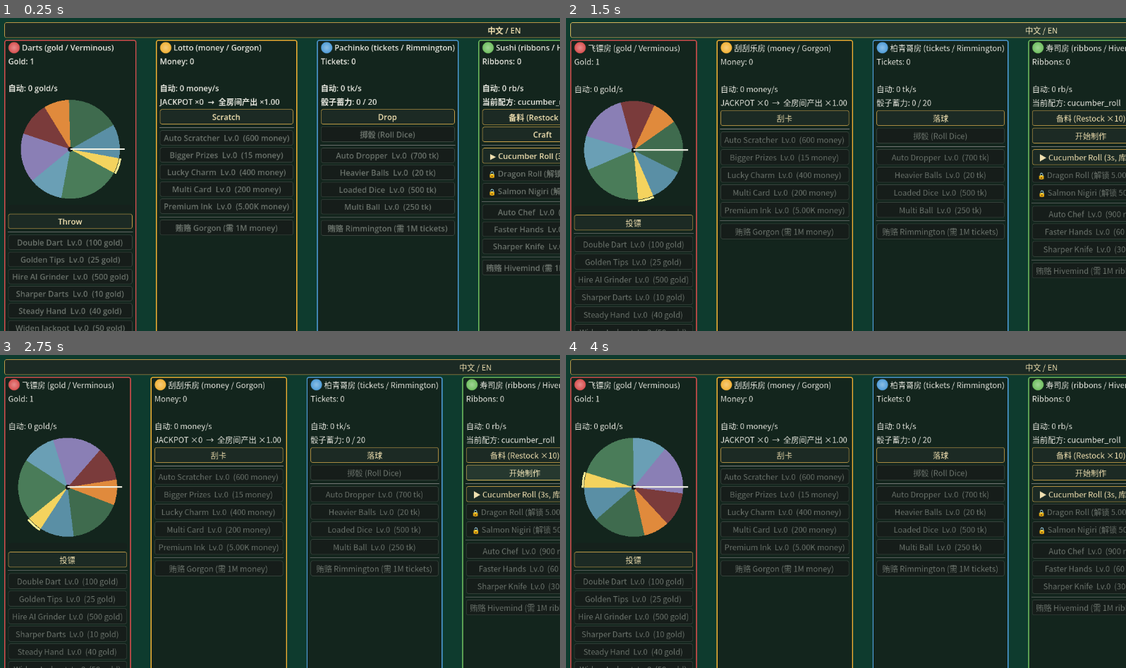
Above: before the commit, frames 1-4 (two rows, left to right).
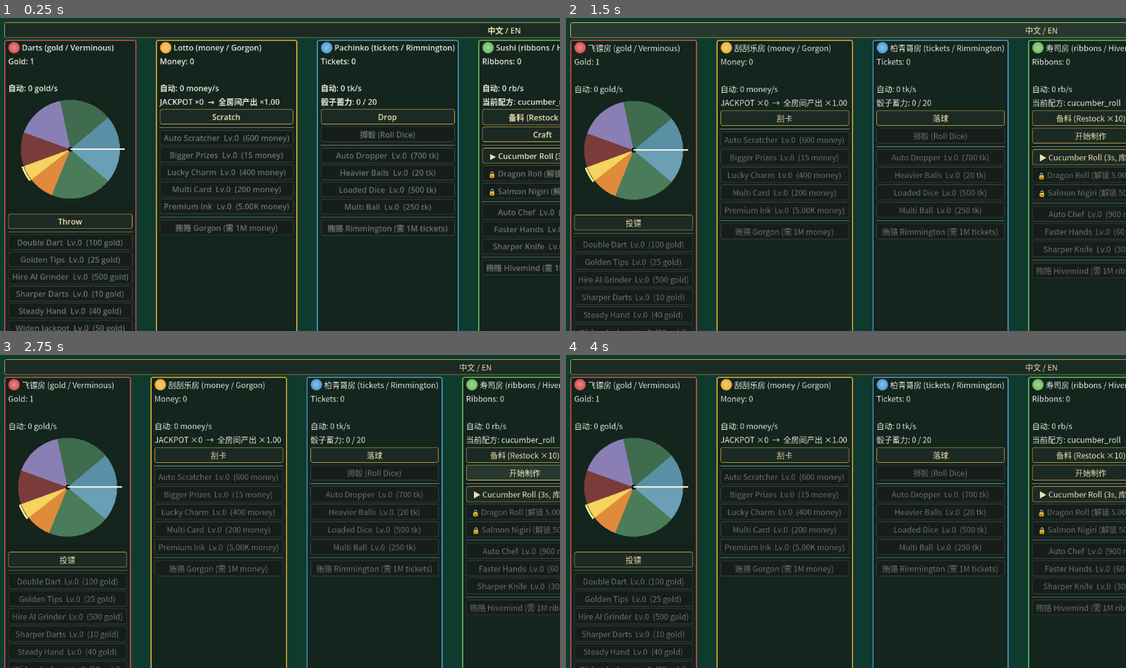
Above: after the commit, the same moments.

Repository: bearluo/godot-core-kit
Game: Godot game, scene res://examples/fortune-mill/scenes/world.tscn
The game is run twice, just before and just after one commit, with the same random seed, the same clock (stepped at 60 frames per second) and the same inputs.
Inputs (mouse positions are in pixels of both pictures, inside the frame that each line leads up to):
- Up to frame 1 (0.25 s): no input
- Up to frame 2 (1.5 s): tap Enter (ui_accept) at 0.5, 0.77 s; move the mouse to (969, 155) at 0.52 s; hold Up 0.53-1.25 s; tap Space at 0.6 s; click (969, 155) at 0.67 s; click "中文 / EN" at 1.25 s
- Up to frame 3 (2.75 s): click "开始制作" at 2 s
- Up to frame 4 (4 s): click "开始制作" at 2.75 s; drag from (734, 524) to (974, 511) at 3.52 s

The runs differ from the first frame. In frame 1, 2.6% of the frame differs, in the area x 3-22%, y 26-58%; in frame 2, 3.3%; in frame 3, 3.8%; in frame 4, 3.9%, in the area x 2-21%, y 26-59%.

Commit message:
feat(fortune-mill): 飞镖房换墙——SEGMENTS 重排竖栈+landing 整圈+aim_for+冻结旋转(T1/换皮不换核)
Co-Authored-By: Claude Opus 4.8 (1M context) <noreply@anthropic.com>

Diff:
--- a/examples/fortune-mill/systems/darts_room.gd
+++ b/examples/fortune-mill/systems/darts_room.gd
@@ -39,11 +39,10 @@
 	return float(def.base_cost) * pow(float(def.growth), level_of(id))
 
 
-## 推进转盘相位(由 autoload ticker 每拍调,与 produce 同拍)。
-func update(dt: float) -> void:
-	if dt <= 0.0:
-		return
-	wheel_angle = fposmod(wheel_angle + WHEEL_SPEED * dt, 360.0)
+## 墙面静态,无旋转:update 为 no-op(保留供 autoload ticker 调用,wheel_angle 恒 0)。
+## 命中档只由发射角(aim)决定,throw 里 wheel_angle 项恒为 0 → 落点确定。
+func update(_dt: float) -> void:
+	pass
 
 
 ## 手动投:方向 aim(0..1) + 力度 power(0..1)。扇形多镖各以不同角偏移扎盘,各自结算。
--- a/examples/fortune-mill/systems/wheel_layout.gd
+++ b/examples/fortune-mill/systems/wheel_layout.gd
@@ -3,14 +3,15 @@
 ## 命运转盘的几何 + 结算数学。全静态、无状态、纯 float 运算 → headless 可测。
 ## model(DartsRoom)与 view 都调此;view 只用来渲染,权威结算在 DartsRoom.throw 里经此计算。
 
-## 扇区(顺时针,从 0° 起铺满 360°)。宽度=难度:越窄倍率越高;含一块 vermin 没收段。
+## 竖直墙面奖区(top→bottom)。宽度=难度:越窄倍率越高;含一块 vermin 没收段。
+## 语义为「墙」而非转盘:aim(发射角)线性映射到本序列,不旋转。span 和 ≡ 360。
 const SEGMENTS := [
+	{"name": &"x20a",    "span": 40.0, "mult": 20.0,  "vermin": false},
+	{"name": &"x2a",     "span": 72.0, "mult": 2.0,   "vermin": false},
+	{"name": &"x100",    "span": 30.0, "mult": 100.0, "vermin": false},
 	{"name": &"jackpot", "span": 18.0, "mult": 500.0, "vermin": false},
-	{"name": &"x2a",     "span": 72.0, "mult": 2.0,   "vermin": false},
-	{"name": &"x20a",    "span": 40.0, "mult": 20.0,  "vermin": false},
+	{"name": &"vermin",  "span": 40.0, "mult": 0.0,   "vermin": true},
 	{"name": &"x5",      "span": 58.0, "mult": 5.0,   "vermin": false},
-	{"name": &"vermin",  "span": 40.0, "mult": 0.0,   "vermin": true},
-	{"name": &"x100",    "span": 30.0, "mult": 100.0, "vermin": false},
 	{"name": &"x2b",     "span": 62.0, "mult": 2.0,   "vermin": false},
 	{"name": &"x20b",    "span": 40.0, "mult": 20.0,  "vermin": false},
 ]
@@ -74,11 +75,17 @@
 	return lerpf(2.0, 1.0, clampf(r, 0.0, 1.0))
 
 
-## (aim,power) → 盘面落点 {r(离盘心 0..1), a_off(盘面角偏移 °)}。纯确定性,无 RNG。
+## (aim,power) → 墙面落点 {r(离档心 0..1), a_off(发射角映射的墙面角 °)}。纯确定性,无 RNG。
+## a_off 铺满整圈:aim 0..1 线性映射 0..360,配合冻结旋转 → 发射角唯一决定命中档。
 static func landing(aim: float, power: float) -> Dictionary:
-	var a_off := (clampf(aim, 0.0, 1.0) - 0.5) * AIM_ARC
+	var a_off := clampf(aim, 0.0, 1.0) * 360.0
 	var r := clampf(absf(power - POWER_SWEET) / POWER_SWEET, 0.0, 1.0)
 	return {"r": r, "a_off": a_off}
+
+
+## 能确定命中某档的 aim 值(该档中心角 / 360)。用于 smoke / 测试 / view 预览。
+static func aim_for(name: StringName) -> float:
+	return _center_of(name) / 360.0
 
 
 ## n 支扇形多镖的角偏移(居中对称,和为 0)。
--- a/test/test_fortune_wheel.gd
+++ b/test/test_fortune_wheel.gd
@@ -41,15 +41,21 @@
 	if not (WL.radial_bonus(0.0) > WL.radial_bonus(0.5) and WL.radial_bonus(0.5) > WL.radial_bonus(1.0)):
 		print("FAIL 6: radial_bonus 应随 r 单调降"); failures += 1
 
-	# 7. landing 确定性 + 甜点 power=POWER_SWEET → r≈0(最靠盘心)
-	var l_sweet := WL.landing(0.5, WL.POWER_SWEET)
-	if absf(float(l_sweet["r"])) > 0.01:
-		print("FAIL 7a: 甜点力度应 r≈0,实际 %s" % l_sweet["r"]); failures += 1
-	if absf(float(l_sweet["a_off"])) > 0.01:   # aim=0.5 → 居中 a_off≈0
-		print("FAIL 7b: aim=0.5 应 a_off≈0,实际 %s" % l_sweet["a_off"]); failures += 1
-	var l_bad := WL.landing(0.5, 1.0)
-	if float(l_bad["r"]) <= float(l_sweet["r"]):
-		print("FAIL 7c: 偏离甜点 r 应更大"); failures += 1
+	# 7. landing 确定性 + 整圈映射:aim=0.5 → a_off=180(不再 0);甜点 power → r≈0
+	var l_mid := WL.landing(0.5, WL.POWER_SWEET)
+	if absf(float(l_mid["r"])) > 0.01:
+		print("FAIL 7a: 甜点力度应 r≈0,实际 %s" % l_mid["r"]); failures += 1
+	if absf(float(l_mid["a_off"]) - 180.0) > 0.01:
+		print("FAIL 7b: aim=0.5 应 a_off≈180,实际 %s" % l_mid["a_off"]); failures += 1
+	if absf(float(WL.landing(0.0, WL.POWER_SWEET)["a_off"])) > 0.01:
+		print("FAIL 7c: aim=0 应 a_off≈0"); failures += 1
+	if float(WL.landing(0.5, 1.0)["r"]) <= float(l_mid["r"]):
+		print("FAIL 7d: 偏离甜点 r 应更大"); failures += 1
+
+	# 7e. aim_for 往返:每档 aim_for(n) 都能确定命中该档
+	for n in [&"jackpot", &"vermin", &"x100", &"x5", &"x20a"]:
+		if WL.segment_at(WL.aim_for(n) * 360.0, 0.0)["name"] != n:
+			print("FAIL 7e: aim_for(%s) 应命中 %s" % [n, n]); failures += 1
 
 	# 8. fan_offsets:居中对称,和≈0,长度对
 	var fan := WL.fan_offsets(3)
